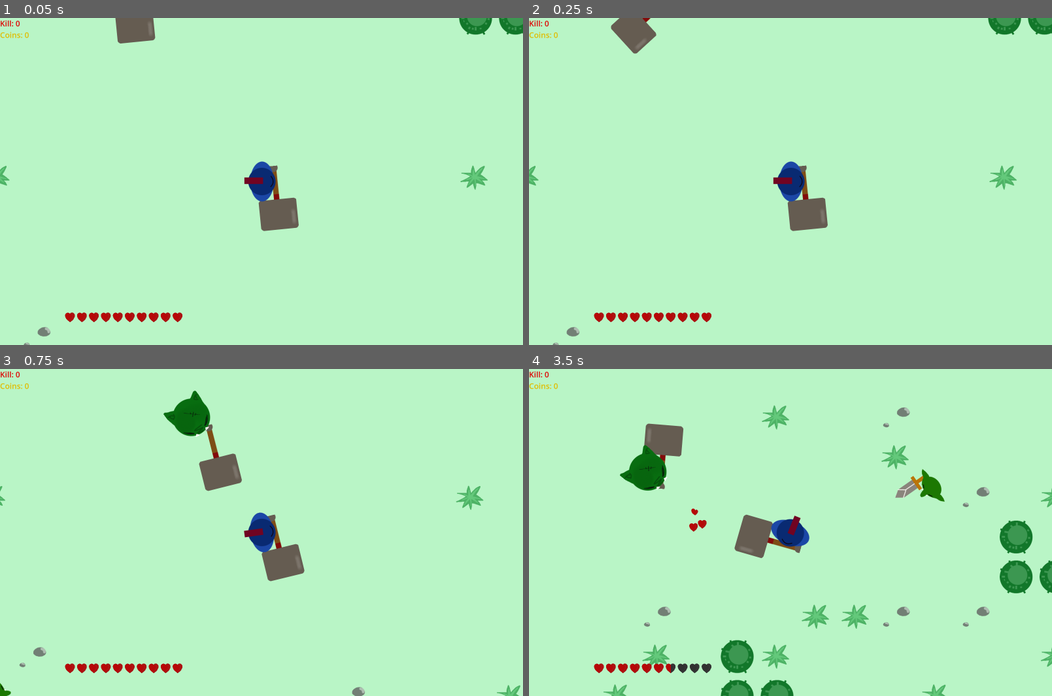
Above: before the commit, frames 1-4 (two rows, left to right).
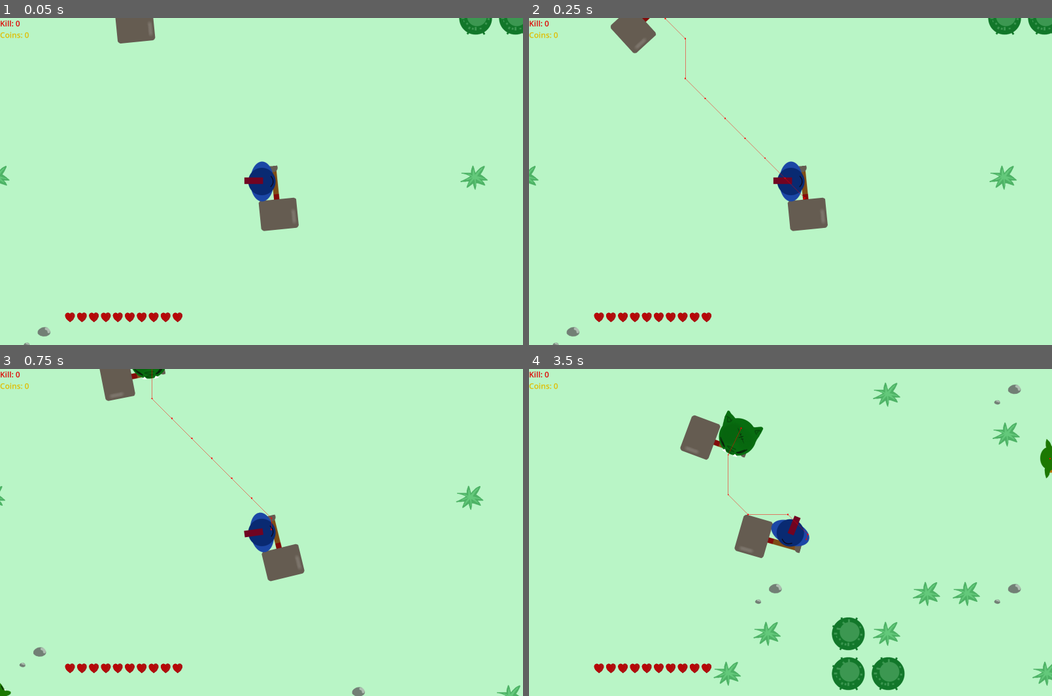
Above: after the commit, the same moments.

Repository: abcdnned/MonsterSlayer
Game: Godot game, scene res://scenes/world.tscn
Two runs of this game, one before a commit and one after it. Both use one fixed random seed, a clock stepped at 60 frames per second and the inputs below.
Inputs (mouse positions are in pixels of both pictures, inside the frame that each line leads up to):
- Up to frame 1 (0.05 s): no input
- Up to frame 2 (0.25 s): no input
- Up to frame 3 (0.75 s): tap Enter at 0.5 s; move the mouse to (376, 516) at 0.52 s; hold D (right) from 0.53 s (still down); hold G (drop) from 0.53 s (still down)
- Up to frame 4 (3.5 s): move the mouse to (685, 548) at 1.27 s; release D (right) at 1.28 s; release G (drop) at 1.28 s; hold S (down) 1.28-2.03 s; tap Q (item) at 1.35 s; move the mouse to (842, 460) at 2.02 s; press the mouse at (842, 460) at 2.03 s; hold D (right) 2.03-2.78 s; move the mouse to (764, 597) at 2.77 s; release the mouse at (764, 597) at 2.78 s; hold W (up) from 2.78 s (still down); right-click (764, 597) at 2.85 s

Frame 1 is identical in both runs. In frame 2, 0.2% of the frame differs, in the area x 15-53%, y 0-56%; in frame 3, 2.3%; in frame 4, 11%, in the area x 14-100%, y 4-100%.

Commit message:
nav obstacle agent

Diff:
--- a/project.godot
+++ b/project.godot
@@ -90,3 +90,7 @@
 "events": [Object(InputEventKey,"resource_local_to_scene":false,"resource_name":"","device":-1,"window_id":0,"alt_pressed":false,"shift_pressed":false,"ctrl_pressed":false,"meta_pressed":false,"pressed":false,"keycode":0,"physical_keycode":71,"key_label":0,"unicode":103,"echo":false,"script":null)
 ]
 }
+
+[layer_names]
+
+2d_physics/layer_5="Obstacle Agent"
--- a/scenes/goblin_warrior_hammer.tscn
+++ b/scenes/goblin_warrior_hammer.tscn
@@ -31,6 +31,109 @@
 [sub_resource type="CircleShape2D" id="CircleShape2D_rt7qa"]
 radius = 61.0737
 
+[sub_resource type="Animation" id="Animation_g7q0q"]
+length = 0.001
+tracks/0/type = "value"
+tracks/0/imported = false
+tracks/0/enabled = true
+tracks/0/path = NodePath("Sprite2D/Weapon:rotation")
+tracks/0/interp = 1
+tracks/0/loop_wrap = true
+tracks/0/keys = {
+"times": PackedFloat32Array(0),
+"transitions": PackedFloat32Array(1),
+"update": 0,
+"values": [1.47131]
+}
+tracks/1/type = "value"
+tracks/1/imported = false
+tracks/1/enabled = true
+tracks/1/path = NodePath("Sprite2D/Weapon:position")
+tracks/1/interp = 1
+tracks/1/loop_wrap = true
+tracks/1/keys = {
+"times": PackedFloat32Array(0),
+"transitions": PackedFloat32Array(1),
+"update": 0,
+"values": [Vector2(54, 77)]
+}
+tracks/2/type = "value"
+tracks/2/imported = false
+tracks/2/enabled = true
+tracks/2/path = NodePath("CollisionShape2D:disabled")
+tracks/2/interp = 1
+tracks/2/loop_wrap = true
+tracks/2/keys = {
+"times": PackedFloat32Array(0),
+"transitions": PackedFloat32Array(1),
+"update": 1,
+"values": [false]
+}
+tracks/3/type = "value"
+tracks/3/imported = false
+tracks/3/enabled = true
+tracks/3/path = NodePath("Sprite2D/Weapon/damage_zone:monitoring")
+tracks/3/interp = 1
+tracks/3/loop_wrap = true
+tracks/3/keys = {
+"times": PackedFloat32Array(0),
+"transitions": PackedFloat32Array(1),
+"update": 1,
+"values": [false]
+}
+tracks/4/type = "value"
+tracks/4/imported = false
+tracks/4/enabled = true
+tracks/4/path = NodePath("Sprite2D/Weapon:z_index")
+tracks/4/interp = 1
+tracks/4/loop_wrap = true
+tracks/4/keys = {
+"times": PackedFloat32Array(0),
+"transitions": PackedFloat32Array(1),
+"update": 1,
+"values": [-1]
+}
+tracks/5/type = "value"
+tracks/5/imported = false
+tracks/5/enabled = true
+tracks/5/path = NodePath("Sprite2D/Weapon/damage_zone2:monitoring")
+tracks/5/interp = 1
+tracks/5/loop_wrap = true
+tracks/5/keys = {
+"times": PackedFloat32Array(0),
+"transitions": PackedFloat32Array(1),
+"update": 1,
+"values": [false]
+}
+
+[sub_resource type="Animation" id="Animation_vrsrd"]
+resource_name = "Idle_2"
+loop_mode = 1
+tracks/0/type = "value"
+tracks/0/imported = false
+tracks/0/enabled = true
+tracks/0/path = NodePath("Sprite2D/Weapon:rotation")
+tracks/0/interp = 1
+tracks/0/loop_wrap = true
+tracks/0/keys = {
+"times": PackedFloat32Array(0),
+"transitions": PackedFloat32Array(1),
+"update": 0,
+"values": [1.47175]
+}
+tracks/1/type = "value"
+tracks/1/imported = false
+tracks/1/enabled = true
+tracks/1/path = NodePath("Sprite2D/Weapon:position")
+tracks/1/interp = 1
+tracks/1/loop_wrap = true
+tracks/1/keys = {
+"times": PackedFloat32Array(0),
+"transitions": PackedFloat32Array(1),
+"update": 0,
+"values": [Vector2(54, 77)]
+}
+
 [sub_resource type="Animation" id="Animation_b367i"]
 resource_name = "dying"
 length = 1.5
@@ -65,46 +168,6 @@
 resource_name = "stun"
 loop_mode = 1
 
-[sub_resource type="Animation" id="Animation_vrsrd"]
-resource_name = "Idle_2"
-loop_mode = 1
-tracks/0/type = "value"
-tracks/0/imported = false
-tracks/0/enabled = true
-tracks/0/path = NodePath("Sprite2D/Weapon:rotation")
-tracks/0/interp = 1
-tracks/0/loop_wrap = true
-tracks/0/keys = {
-"times": PackedFloat32Array(0),
-"transitions": PackedFloat32Array(1),
-"update": 0,
-"values": [1.47175]
-}
-tracks/1/type = "value"
-tracks/1/imported = false
-tracks/1/enabled = true
-tracks/1/path = NodePath("Sprite2D/Weapon:position")
-tracks/1/interp = 1
-tracks/1/loop_wrap = true
-tracks/1/keys = {
-"times": PackedFloat32Array(0),
-"transitions": PackedFloat32Array(1),
-"update": 0,
-"values": [Vector2(54, 77)]
-}
-tracks/2/type = "value"
-tracks/2/imported = false
-tracks/2/enabled = true
-tracks/2/path = NodePath("Sprite2D/ItemHandle:visible")
-tracks/2/interp = 1
-tracks/2/loop_wrap = true
-tracks/2/keys = {
-"times": PackedFloat32Array(0),
-"transitions": PackedFloat32Array(1),
-"update": 1,
-"values": [false]
-}
-
 [sub_resource type="Animation" id="Animation_cxjsl"]
 resource_name = "Idle_2"
 loop_mode = 1
@@ -131,93 +194,6 @@
 "transitions": PackedFloat32Array(1),
 "update": 0,
 "values": [Vector2(54, 77)]
-}
-tracks/2/type = "value"
-tracks/2/imported = false
-tracks/2/enabled = true
-tracks/2/path = NodePath("Sprite2D/ItemHandle:visible")
-tracks/2/interp = 1
-tracks/2/loop_wrap = true
-tracks/2/keys = {
-"times": PackedFloat32Array(0),
-"transitions": PackedFloat32Array(1),
-"update": 1,
-"values": [false]
-}
-
-[sub_resource type="Animation" id="Animation_g7q0q"]
-length = 0.001
-tracks/0/type = "value"
-tracks/0/imported = false
-tracks/0/enabled = true
-tracks/0/path = NodePath("Sprite2D/Weapon:rotation")
-tracks/0/interp = 1
-tracks/0/loop_wrap = true
-tracks/0/keys = {
-"times": PackedFloat32Array(0),
-"transitions": PackedFloat32Array(1),
-"update": 0,
-"values": [1.47131]
-}
-tracks/1/type = "value"
-tracks/1/imported = false
-tracks/1/enabled = true
-tracks/1/path = NodePath("Sprite2D/Weapon:position")
-tracks/1/interp = 1
-tracks/1/loop_wrap = true
-tracks/1/keys = {
-"times": PackedFloat32Array(0),
-"transitions": PackedFloat32Array(1),
-"update": 0,
-"values": [Vector2(54, 77)]
-}
-tracks/2/type = "value"
-tracks/2/imported = false
-tracks/2/enabled = true
-tracks/2/path = NodePath("CollisionShape2D:disabled")
-tracks/2/interp = 1
-tracks/2/loop_wrap = true
-tracks/2/keys = {
-"times": PackedFloat32Array(0),
-"transitions": PackedFloat32Array(1),
-"update": 1,
-"values": [false]
-}
-tracks/3/type = "value"
-tracks/3/imported = false
-tracks/3/enabled = true
-tracks/3/path = NodePath("Sprite2D/Weapon/damage_zone:monitoring")
-tracks/3/interp = 1
-tracks/3/loop_wrap = true
-tracks/3/keys = {
-"times": PackedFloat32Array(0),
-"transitions": PackedFloat32Array(1),
-"update": 1,
-"values": [false]
-}
-tracks/4/type = "value"
-tracks/4/imported = false
-tracks/4/enabled = true
-tracks/4/path = NodePath("Sprite2D/Weapon:z_index")
-tracks/4/interp = 1
-tracks/4/loop_wrap = true
-tracks/4/keys = {
-"times": PackedFloat32Array(0),
-"transitions": PackedFloat32Array(1),
-"update": 1,
-"values": [-1]
-}
-tracks/5/type = "value"
-tracks/5/imported = false
-tracks/5/enabled = true
-tracks/5/path = NodePath("Sprite2D/Weapon/damage_zone2:monitoring")
-tracks/5/interp = 1
-tracks/5/loop_wrap = true
-tracks/5/keys = {
-"times": PackedFloat32Array(0),
-"transitions": PackedFloat32Array(1),
-"update": 1,
-"values": [false]
 }
 
 [sub_resource type="AnimationLibrary" id="AnimationLibrary_uihj1"]
@@ -354,11 +330,12 @@
 states/wandering/node = SubResource("AnimationNodeAnimation_lma3l")
 states/wandering/position = Vector2(397.92, 230.961)
 transitions = ["chasing", "dying", SubResource("AnimationNodeStateMachineTransition_jryju"), "Start", "wandering", SubR …(1550 unchanged characters)…
-graph_offset = Vector2(272.28, -354.905)
+graph_offset = Vector2(359.625, -172.662)
 
 [node name="GoblinWarriorHammer" type="CharacterBody2D" groups=["mob"]]
 z_index = 9
 script = ExtResource("1_yebkh")
+max_health = 15.0
 
 [node name="Sprite2D" type="Sprite2D" parent="."]
 texture = ExtResource("2_rcka3")
@@ -394,13 +371,10 @@
 shape = SubResource("RectangleShape2D_dwhjx")
 
 [node name="RayCast2D" type="RayCast2D" parent="Sprite2D"]
-target_position = Vector2(430, 0)
-
-[node name="RayCastS" type="RayCast2D" parent="Sprite2D"]
-target_position = Vector2(197, 0)
+target_position = Vector2(338, 0)
 
 [node name="ShapeCast2D" type="ShapeCast2D" parent="Sprite2D"]
-position = Vector2(564, 0)
+position = Vector2(422, 0)
 shape = SubResource("RectangleShape2D_tr3uf")
 target_position = Vector2(100, 0)
 
--- a/scenes/navigation_agent_2d.tscn
+++ b/scenes/navigation_agent_2d.tscn
@@ -2,3 +2,4 @@
 
 [node name="NavigationAgent2D" type="NavigationAgent2D"]
 path_postprocessing = 1
+debug_enabled = true
--- /dev/null
+++ b/scenes/obstacle_agent.tscn
@@ -0,0 +1,4 @@
+[gd_scene format=3 uid="uid://dlys3kq78aa40"]
+
+[node name="ObstacleAgent" type="NavigationObstacle2D"]
+radius = 200.0
--- a/scenes/player_hammer.tscn
+++ b/scenes/player_hammer.tscn
@@ -645,7 +645,6 @@
 shape = SubResource("RectangleShape2D_qxbta")
 
 [node name="damage_zone2" parent="Sprite2D/Weapon" node_paths=PackedStringArray("sound") instance=ExtResource("4_8v3rg")]
-monitoring = true
 damage = 3.5
 knockback = 1700.0
 sound = NodePath("../../../HammerHitHeavy")
--- a/scenes/world.tscn
+++ b/scenes/world.tscn
@@ -18,7 +18,21 @@
 [sub_resource type="TileMapPattern" id="TileMapPattern_r5abn"]
 tile_data = PackedInt32Array(0, 0, 2, 1, 0, 2)
 
-[sub_resource type="NavigationPolygon" id="NavigationPolygon_33fmx"]
+[sub_resource type="NavigationPolygon" id="NavigationPolygon_274y8"]
+vertices = PackedVector2Array(64, 64, -64, 64, -64, -64, 64, -64)
+polygons = Array[PackedInt32Array]([PackedInt32Array(0, 1, 2, 3)])
+outlines = Array[PackedVector2Array]([PackedVector2Array(-64, -64, 64, -64, 64, 64, -64, 64)])
+source_geometry_group_name = &"navigation_polygon_source_group"
+agent_radius = 0.0
+
+[sub_resource type="NavigationPolygon" id="NavigationPolygon_250qi"]
+vertices = PackedVector2Array(64, 64, -64, 64, -64, -64, 64, -64)
+polygons = Array[PackedInt32Array]([PackedInt32Array(0, 1, 2, 3)])
+outlines = Array[PackedVector2Array]([PackedVector2Array(-64, -64, 64, -64, 64, 64, -64, 64)])
+source_geometry_group_name = &"navigation_polygon_source_group"
+agent_radius = 0.0
+
+[sub_resource type="NavigationPolygon" id="NavigationPolygon_ibx4i"]
 vertices = PackedVector2Array(64, 64, -64, 64, -64, -64, 64, -64)
 polygons = Array[PackedInt32Array]([PackedInt32Array(0, 1, 2, 3)])
 outlines = Array[PackedVector2Array]([PackedVector2Array(-64, -64, 64, -64, 64, 64, -64, 64)])
@@ -42,7 +56,7 @@
 0:0/0/terrains_peering_bit/top_left_corner = 0
 0:0/0/terrains_peering_bit/top_side = 0
 0:0/0/terrains_peering_bit/top_right_corner = 0
-0:0/0/navigation_layer_0/polygon = SubResource("NavigationPolygon_33fmx")
+0:0/0/navigation_layer_0/polygon = SubResource("NavigationPolygon_274y8")
 1:0/0 = 0
 1:0/0/terrain_set = 0
 1:0/0/terrain = 0
@@ -56,7 +70,7 @@
 1:0/0/terrains_peering_bit/top_left_corner = 0
 1:0/0/terrains_peering_bit/top_side = 0
 1:0/0/terrains_peering_bit/top_right_corner = 0
-1:0/0/navigation_layer_0/polygon = SubResource("NavigationPolygon_33fmx")
+1:0/0/navigation_layer_0/polygon = SubResource("NavigationPolygon_ibx4i")
 0:1/0 = 0
 0:1/0/terrain_set = 0
 0:1/0/terrain = 0
@@ -70,7 +84,7 @@
 0:1/0/terrains_peering_bit/top_left_corner = 0
 0:1/0/terrains_peering_bit/top_side = 0
 0:1/0/terrains_peering_bit/top_right_corner = 0
-0:1/0/navigation_layer_0/polygon = SubResource("NavigationPolygon_33fmx")
+0:1/0/navigation_layer_0/polygon = SubResource("NavigationPolygon_250qi")
 0:2/0 = 0
 0:2/0/terrain_set = 0
 0:2/0/terrain = 0
--- a/scripts/goblin_warrior_hammer.gd
+++ b/scripts/goblin_warrior_hammer.gd
@@ -1,6 +1,6 @@
 extends Unit
 
-const SPEED = 400
+const SPEED = 350
 @onready var navigation_agent_2d = $NavigationAgent2D
 @onready var collision_shape_2d = $CollisionShape2D
 @onready var death_yell = $death_yell
@@ -10,7 +10,6 @@
 @onready var target_finder = $TargetFinder
 @onready var wandering = $Wandering
 @onready var what_am_i_thinking = $WhatAmIThinking
-@onready var ray_cast_s = $Sprite2D/RayCastS
 @onready var shape_cast_2d = $Sprite2D/ShapeCast2D
 @onready var hammer_attack = $HammerAttack
 @onready var hammer_dash_attack = $HammerDashAttack
@@ -30,9 +29,12 @@
 			if ray_cast_2d.is_colliding() and what_am_i_thinking.thinking < 50:
 				if ray_cast_2d.get_collider().is_in_group("human"):
 					animation_tree.set("parameters/conditions/attack", true)
-			elif ray_cast_s.is_colliding() and what_am_i_thinking.thinking < 80:
-				if ray_cast_s.get_collider().is_in_group("human"):
+			elif ray_cast_2d.is_colliding() and what_am_i_thinking.thinking < 80:
+				if ray_cast_2d.get_collider().is_in_group("human"):
 					animation_tree.set("parameters/conditions/swap", true)
+					dash_attack_speed = 700
+					dash_attack_deduction = 7.0
+					dash_attack_direction = Vector2(cos(sprite.rotation), sin(sprite.rotation)).normalized()
 			elif shape_cast_2d.is_colliding() and what_am_i_thinking.thinking < 30:
 				for i in range(shape_cast_2d.get_collision_count()):
 					if shape_cast_2d.get_collider(i).is_in_group("human"):
--- a/scripts/player_hammer.gd
+++ b/scripts/player_hammer.gd
@@ -1,12 +1,13 @@
 extends Unit
 
-@onready var damage_zone = $Sprite2D/Weapon/damage_zone
 @onready var death_sound = $death
 @onready var dash_cooldown = $dash_cooldown
 @onready var dash_sound = $dash_sound
 @onready var item_handle = $Sprite2D/ItemHandle
 @onready var hammer_attack = $HammerAttack
 @onready var hammer_dash_attack = $HammerDashAttack
+@onready var damage_zone = $Sprite2D/Weapon/damage_zone
+@onready var damage_zone_2 = $Sprite2D/Weapon/damage_zone2
 @onready var hammer_swap = $HammerSwap
 
 
@@ -68,6 +69,7 @@
 		"stun":
 			animation_tree.set("parameters/conditions/stun", false)
 			damage_zone.monitoring = false
+			damage_zone_2.monitoring = false
 			if stun_ticks > 0:
 				stun_ticks -= 1
 				var direction = knock_back_source_position.direction_to(global_position).normalized()
@@ -78,6 +80,7 @@
 				animation_tree.set("parameters/conditions/unstun", true)
 		"dying":
 			damage_zone.monitoring = false
+			damage_zone_2.monitoring = false
 			var direction = knock_back_source_position.direction_to(global_position).normalized()
 			velocity = direction * knock_back_force
 			knock_back_force = clamp(knock_back_force - 10.0, 0.0, knock_back_force)
Not shown: 1 places in scenes/world.tscn that only renumber resources
